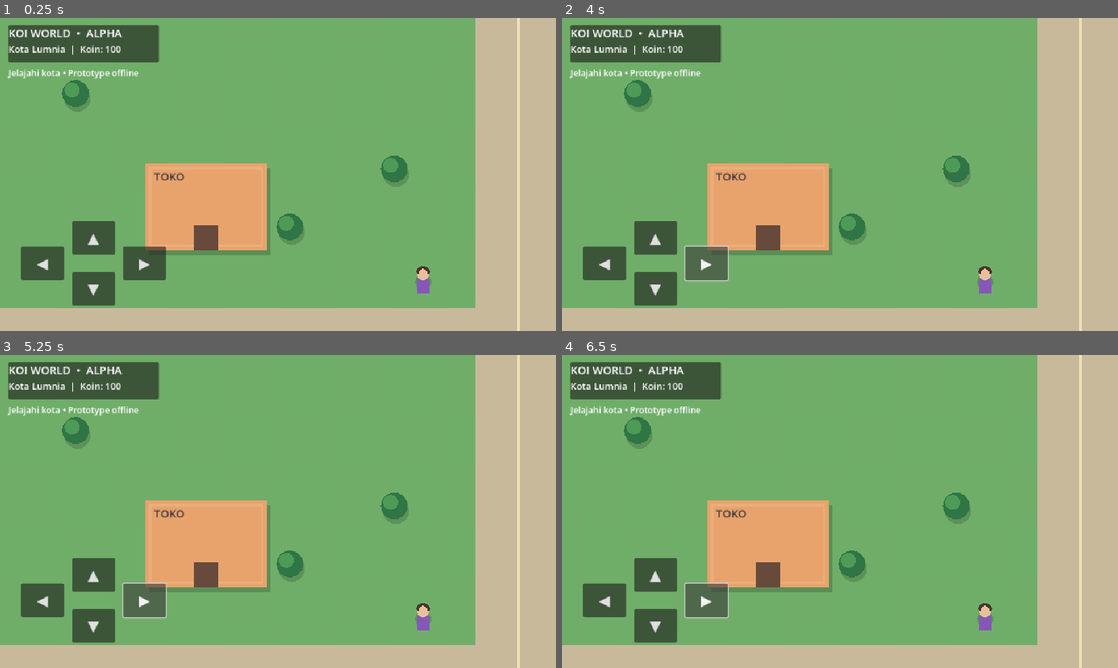
Above: before the commit, frames 1-4 (two rows, left to right).
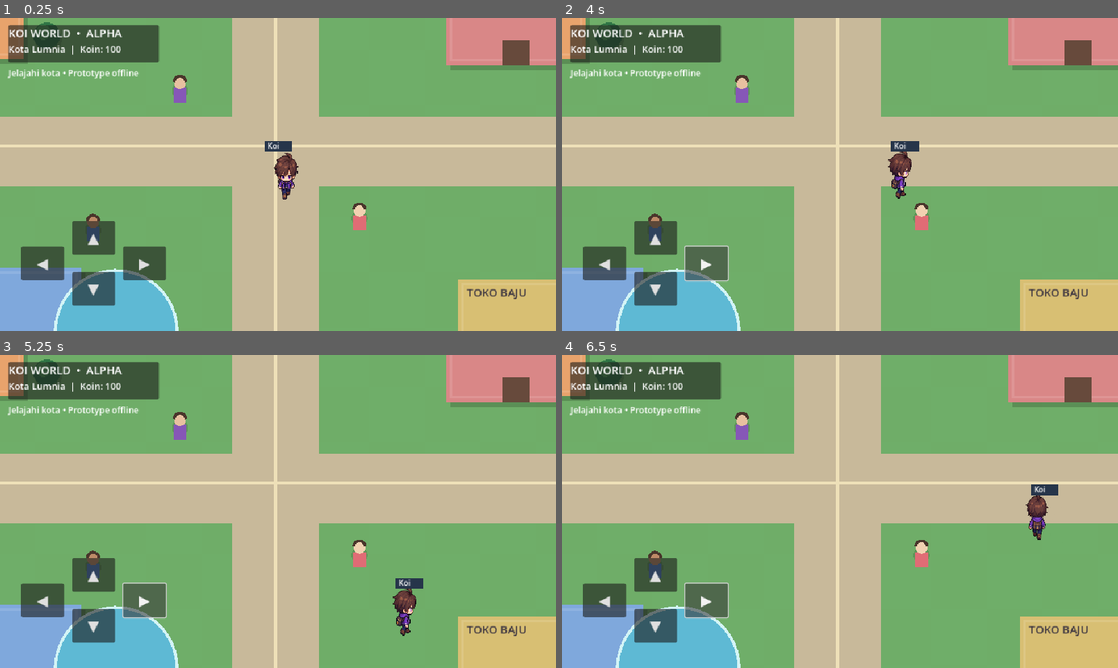
Above: after the commit, the same moments.

Repository: koi-v2/Worldwar
Game: Godot game, scene res://scenes/main.tscn
Two runs of this game, one before a commit and one after it. Both use one fixed random seed, a clock stepped at 60 frames per second and the inputs below.
Inputs:
- Up to frame 1 (0.25 s): no input
- Up to frame 2 (4 s): click "▲" at 0.5 s; click "▼" at 1.25 s; click "◀" at 2 s; click "▶" at 2.75 s; tap Enter at 3.5 s; hold Right from 3.53 s (still down)
- Up to frame 3 (5.25 s): release Right at 4.28 s; hold Down 4.28-5.03 s; hold Right from 5.03 s (still down)
- Up to frame 4 (6.5 s): release Right at 5.78 s; hold Up from 5.78 s (still down)

The runs differ from the first frame. In frame 1, 56% of the frame differs, in the area x 0-100%, y 0-100%; in frame 2, 57%; in frame 3, 57%; in frame 4, 57%.

Commit message:
Add smooth camera follow for Koi World

Diff:
--- a/aoi_native/scripts/main.gd
+++ b/aoi_native/scripts/main.gd
@@ -21,6 +21,7 @@
 	if ResourceLoader.exists(KOI_TEXTURE_PATH):
 		koi_texture = load(KOI_TEXTURE_PATH) as Texture2D
 	_build_hud()
+	_update_camera(1.0)
 	queue_redraw()
 
 func _process(delta: float) -> void:
@@ -47,6 +48,14 @@
 	player_position.x = clampf(player_position.x, 30.0, WORLD_SIZE.x - 30.0)
 	player_position.y = clampf(player_position.y, 70.0, WORLD_SIZE.y - 30.0)
 	queue_redraw()
+
+func _update_camera(delta: float) -> void:
+	var viewport_size := get_viewport_rect().size
+	var target_offset := viewport_size * 0.5 - player_position
+	# Keep the camera inside the world so empty space never appears at edges.
+	target_offset.x = clampf(target_offset.x, viewport_size.x - WORLD_SIZE.x, 0.0)
+	target_offset.y = clampf(target_offset.y, viewport_size.y - WORLD_SIZE.y, 0.0)
+	position = position.lerp(target_offset, 1.0 - exp(-8.0 * delta))
 
 func _draw() -> void:
 	draw_rect(Rect2(Vector2.ZERO, WORLD_SIZE), Color("#6fae69"))
